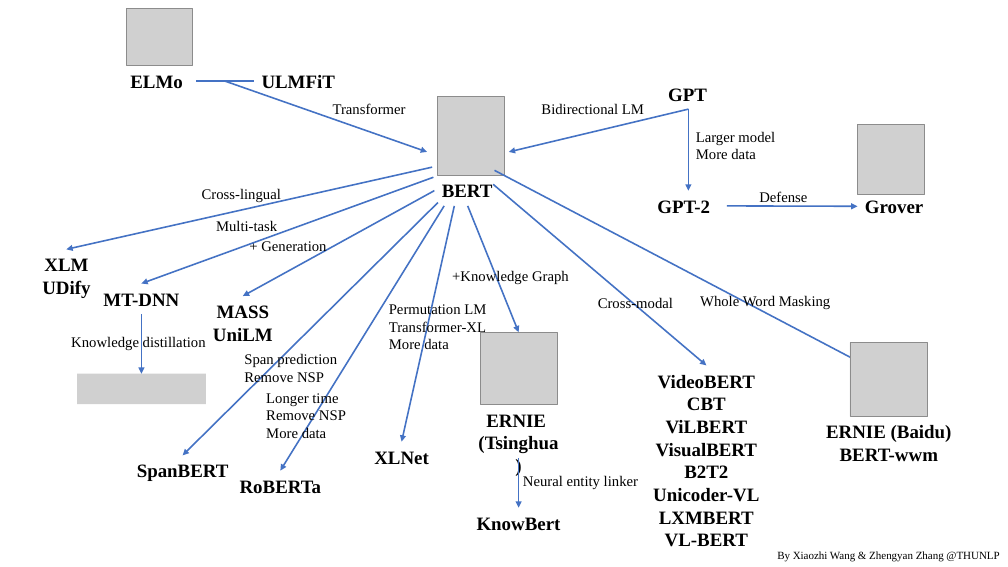
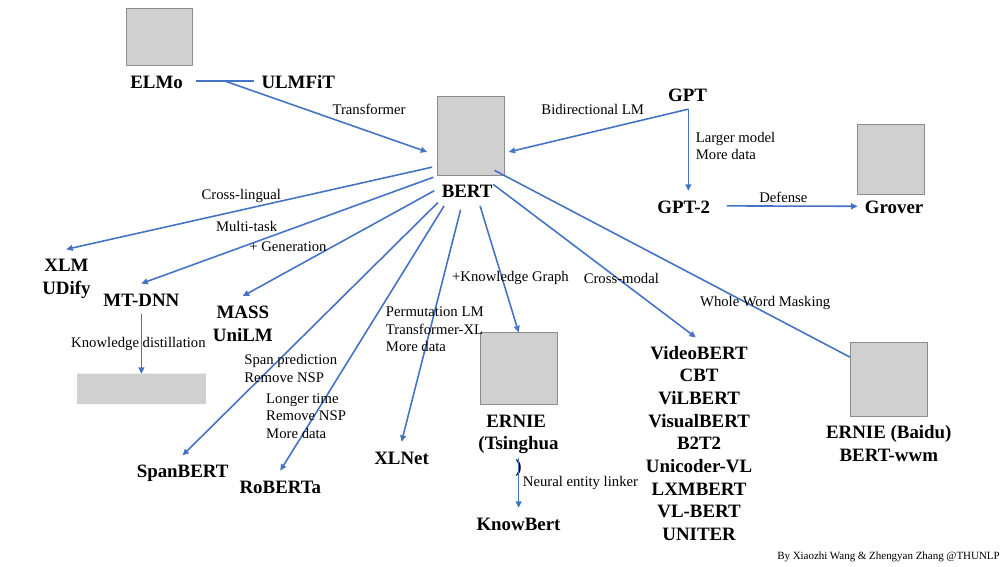
Before and after one commit to thunlp/PLMpapers, a slide deck: slide 1 of PLMfamily.pptx. Drawn at 1008x567 pixels with LibreOffice and Linux fonts; fonts in the diff are those of the drawing; grey boxes stand for pictures. Boxes give left, top, right and bottom in pixels: in the first picture for what was removed or moved away, otherwise in the second. Text is boxed around its words. In the diff, an @@ line names an element or a change of style, - is before the commit and + after.

Commit message:
update UNITER & HUBERT

```diff
--- a/PLMfamily.pptx
+++ b/PLMfamily.pptx
@@ arrow moved from (454, 206) - (402, 442) to (461, 209) - (402, 442) @@
@@ arrow moved from (468, 206) - (519, 332) to (480, 206) - (519, 332) @@
@@ arrow moved from (493, 185) - (706, 365) to (493, 185) - (696, 337) @@
@@ text "Cross-modal": place and size @@
-text "Cross-modal" at box(598, 296, 673, 311)
+text "Cross-modal" at box(584, 271, 659, 286)
@@ text "VideoBERT": place and size @@
-text "VideoBERT" at box(653, 375, 759, 547)
+text "VideoBERT" at box(646, 346, 752, 540)
@@ text at box(662, 527, 735, 540): paragraph added @@
+UNITER
```
Also in this commit, not shown: 2 other files.
